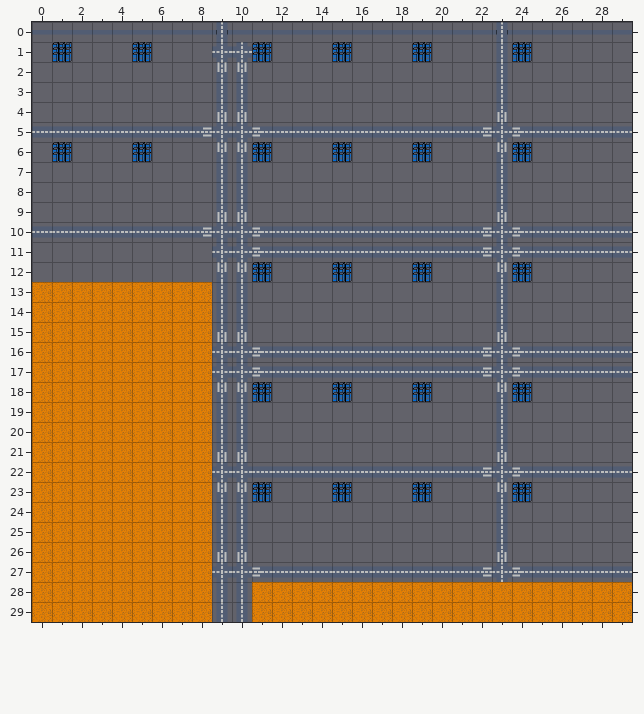
Level history. Tiled map: NamelessRogue/Content/WorldMaps/AlphaWorldMap.tmx. The picture above is the old version.
Cells are 32x32 px. Shown: x 0..29, y 0..29.
Now the later version:
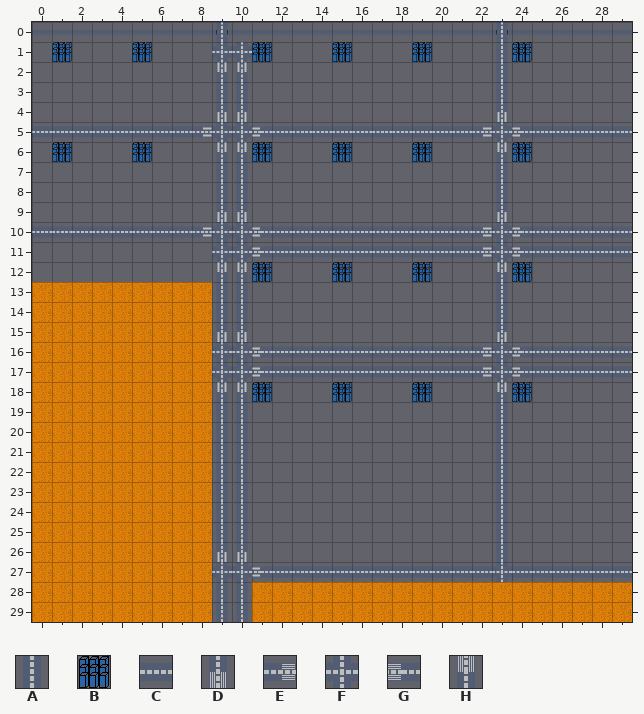
Key: from "worldMapTileset": A 1, B 4, C 21, D 41, E 60, F 61, G 62, H 81.
_ is an empty cell.
From old to new:
Layer "main":
y 21: x 9..10 DD -> AA; x 23 D -> A
y 22: x 9..29 FFCCCCCCCCCCCEFGCCCCC -> AA____________A______
y 23: x 9..11 HHB -> AA_; x 15 B -> _; x 19 B -> _; x 23..24 HB -> A_
y 26: x 23 D -> A
y 27: x 22 E -> C; x 24 G -> C
Boxes around the changes in both pictures, in picture pixels (x1, y1, x2, y2):
changed: (212, 452, 632, 502)
changed: (483, 552, 521, 577)
